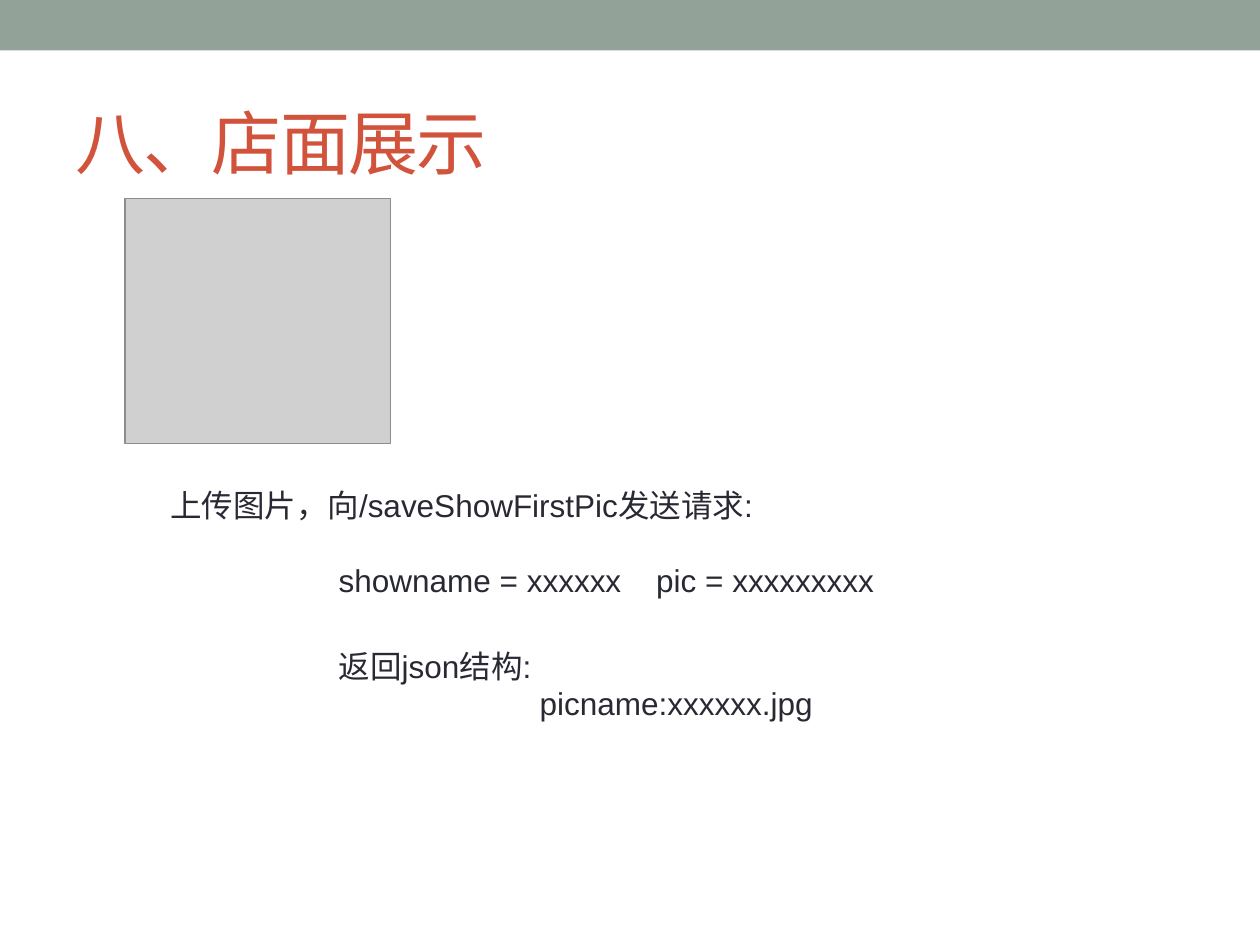
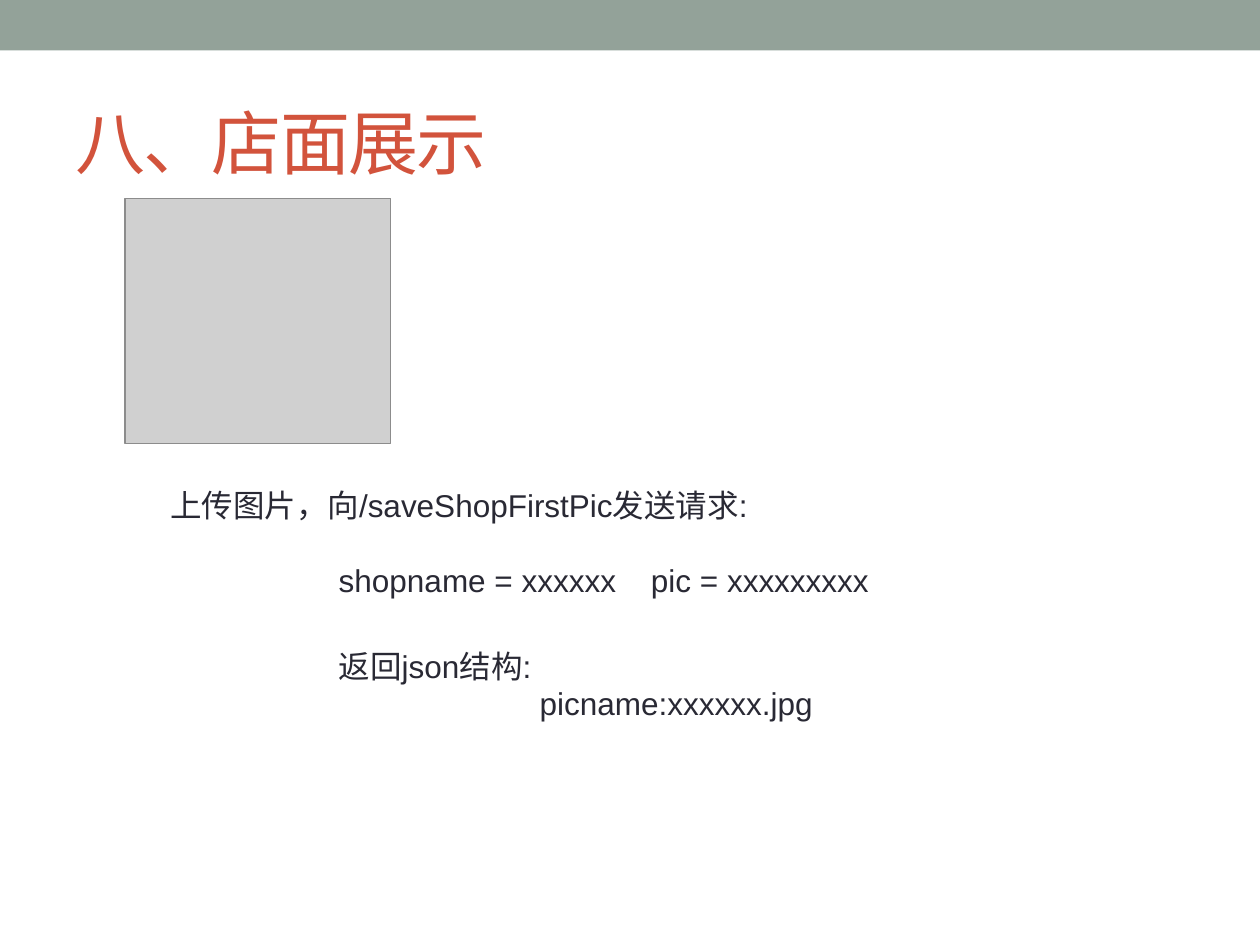
Before and after one commit to ChanSeaThink/LULLGREE, a slide deck: slide 46 of ZSGree前后端逻辑及接口.pptx. Drawn at 1260x945 pixels with LibreOffice and Linux fonts; fonts in the diff are those of the drawing; grey boxes stand for pictures. Boxes give left, top, right and bottom in pixels: in the first picture for what was removed or moved away, otherwise in the second. Text is boxed around its words. In the diff, an @@ line names an element or a change of style, - is before the commit and + after.

```diff
--- a/ZSGree前后端逻辑及接口.pptx
+++ b/ZSGree前后端逻辑及接口.pptx
@@ text at (170, 490, 748, 524): text changed @@
-上传图片，向/saveShowFirstPic发送请求:
+上传图片，向/saveShopFirstPic发送请求:
@@ text at (339, 569, 869, 598): text changed @@
-showname = xxxxxx pic = xxxxxxxxx
+shopname = xxxxxx pic = xxxxxxxxx
```
Also in this commit, not shown: 3 other slides changed, 2 other files.
